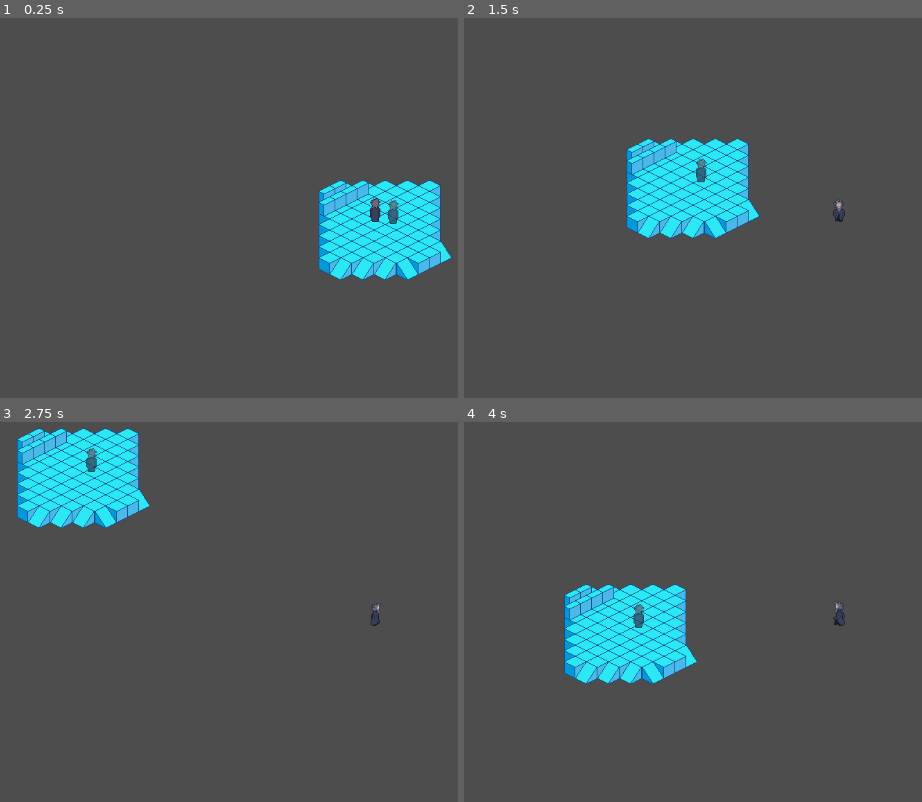
Above: before the commit, frames 1-4 (two rows, left to right).
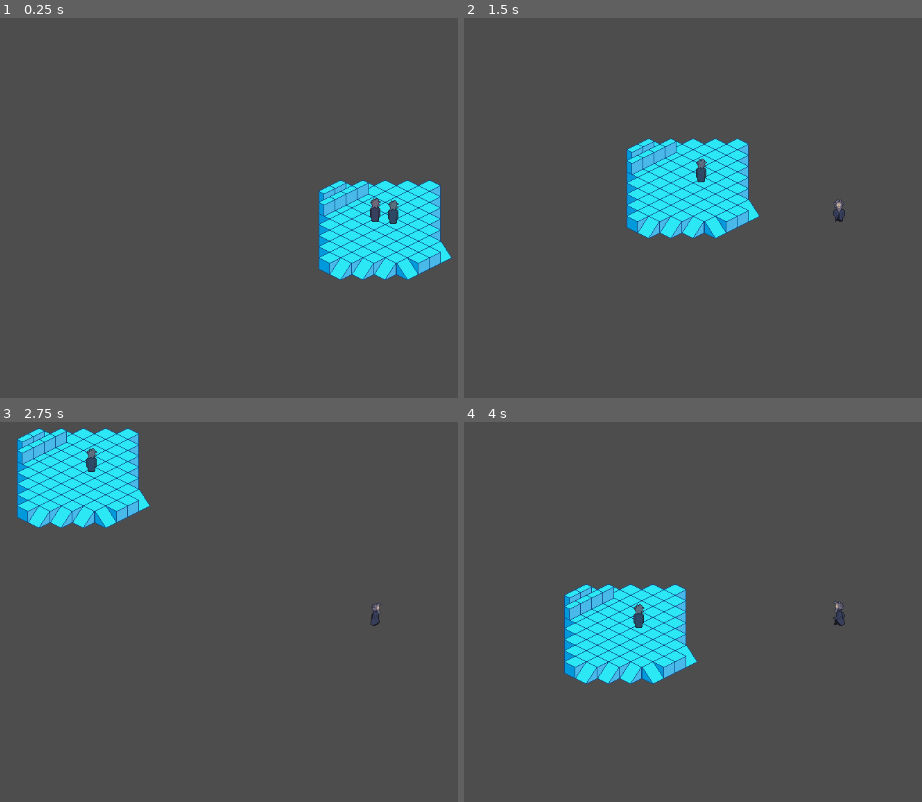
Above: after the commit, the same moments.

Repository: seanj29/LostEchoes
Game: Godot game, scene res://Scenes/Main.tscn
Same seed, same stepped clock (60 frames per second), same inputs: the game is played once before the commit and once after it.
Inputs:
- Up to frame 1 (0.25 s): no input
- Up to frame 2 (1.5 s): tap Enter at 0.5 s; hold Right (Right) 0.53-1.28 s; tap Space (Special) at 0.6, 1.35 s; hold Down (Down) from 1.28 s (still down)
- Up to frame 3 (2.75 s): release Down (Down) at 2.03 s; hold Right (Right) from 2.03 s (still down); tap Space (Special) at 2.1 s
- Up to frame 4 (4 s): release Right (Right) at 2.78 s; hold Up (Up) 2.78-3.53 s; tap Space (Special) at 2.85, 3.6 s; hold Left (Left) from 3.53 s (still down)

The runs differ from the first frame. In frame 1, less than 0.1% of the frame differs, in the area x 84-87%, y 47-55%; in frame 2, less than 0.1%; in frame 3, less than 0.1%; in frame 4, less than 0.1%, in the area x 37-40%, y 47-55%.

Commit message:
Now we can create multiple ghosts with different associated resources

Diff:
--- a/Scenes/Main.tscn
+++ b/Scenes/Main.tscn
@@ -19,3 +19,7 @@
 
 [node name="Ghost_1" parent="." instance=ExtResource("3_a4wib")]
 position = Vector2(422, 249)
+
+[node name="Ghost_2" parent="." instance=ExtResource("3_a4wib")]
+position = Vector2(422, 249)
+GhostID = 2
--- a/Scripts/LevelScript.gd
+++ b/Scripts/LevelScript.gd
@@ -16,8 +16,7 @@
 
 func save(resource: Resource) -> Error:
     var dir_error := _check_dir(savePathDir)
-    var replayName = "replay_%02d.tres" % currentGhostCount
-    var savePath = "%s/%s" % [savePathDir, replayName]
+
 
 
 
@@ -25,19 +24,28 @@
         print("Could not create directory located in %s , Error: %s" % [ ProjectSettings.globalize_path(savePathDir), error_string(dir_error)])
         return dir_error
     else:
-        currentGhostCount += 1
+
+        var replayName = "replay_%02d.tres" % currentGhostCount
+        var savePath = "%s/%s" % [savePathDir, replayName]
         print(savePath)
-        if currentGhostCount > MaxGhostAmount:
-            currentGhostCount = 1
 
-        if !ResourceLoader.exists(savePath):
-            ResourceSaver.save(resource, savePath)
-            print("Saving ghost %s" % savePath)
-        else:
-            delete_one(savePath)
-            print("Deleting ghost at %s" % savePath)
-            ResourceSaver.save(resource, savePath)
-            print("Saving ghost %s" % savePath)
+        while ResourceLoader.exists(savePath):
+            if currentGhostCount >= MaxGhostAmount:
+                currentGhostCount = 1
+                replayName = "replay_%02d.tres" % currentGhostCount
+                savePath = "%s/%s" % [savePathDir, replayName]
+                print("Deleting ghost at %s" % savePath)
+                var del_error = delete_one(savePath)
+                if del_error:
+                    printerr("Error when deleting ghost %s" % error_string(del_error))
+                    return del_error
+            else:
+                currentGhostCount += 1
+                replayName = "replay_%02d.tres" % currentGhostCount
+                savePath = "%s/%s" % [savePathDir, replayName]
+
+        ResourceSaver.save(resource, savePath)
+        print("Saving ghost %s" % savePath)
 
     return OK
 
